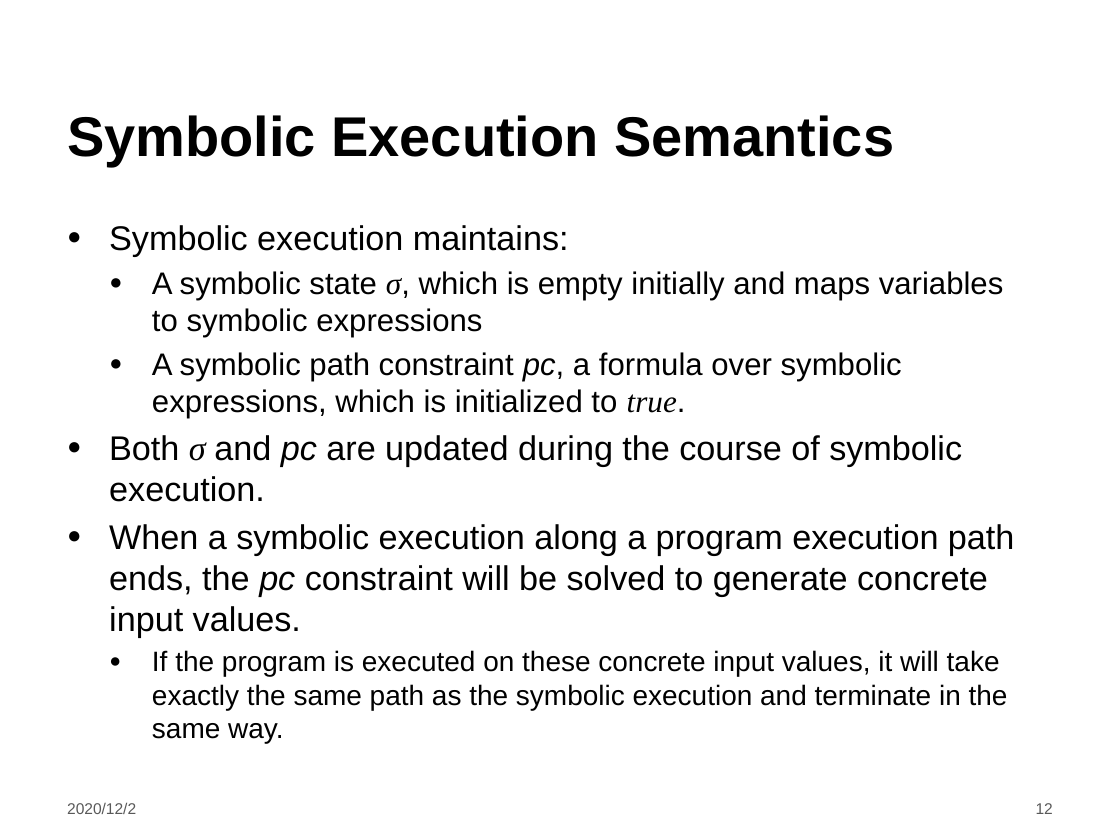
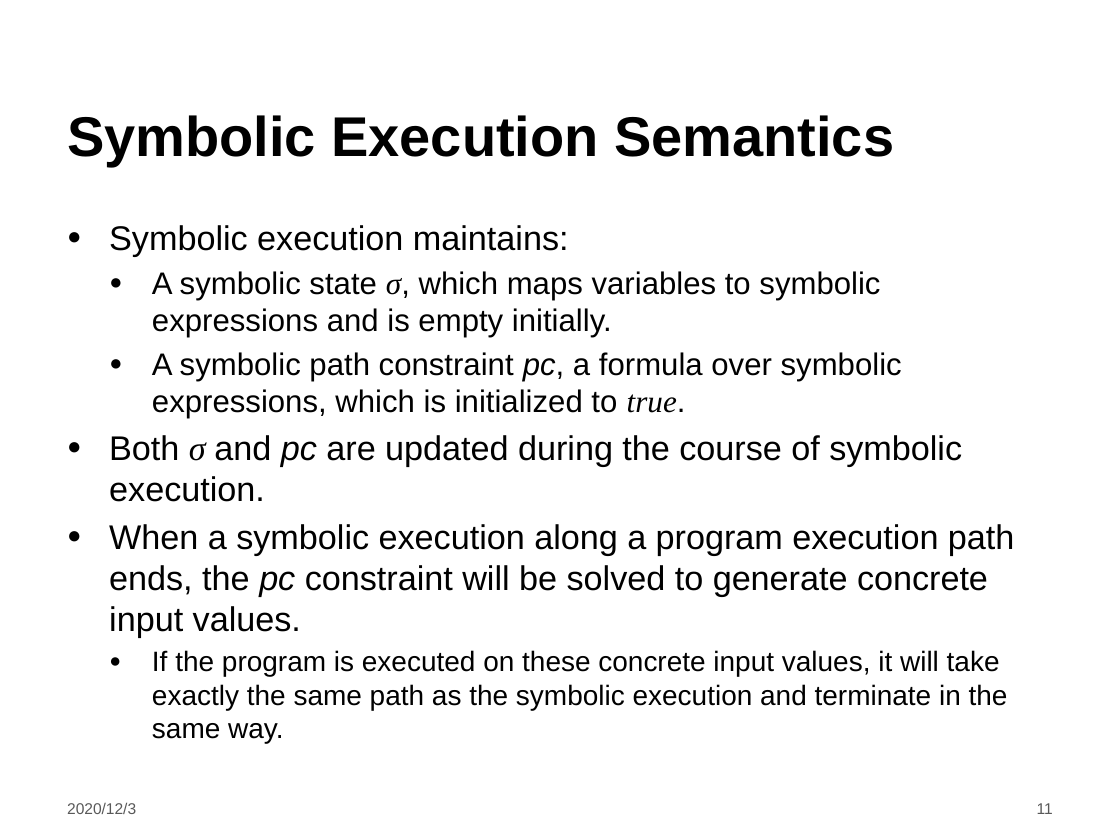
Before and after one commit to LintianShi/Research-Proposal, a slide deck: slide 11 of Symbolic_execution.pptx (slide 12 before the commit). Drawn at 1120x840 pixels with LibreOffice and Linux fonts; fonts in the diff are those of the drawing; background and template pictures are left out. Boxes give left, top, right and bottom in pixels: in the first picture for what was removed or moved away, otherwise in the second. Text is boxed around its words. In the diff, an @@ line names an element or a change of style, - is before the commit and + after.

```diff
--- a/Symbolic_execution.pptx
+++ b/Symbolic_execution.pptx
@@ text at bbox=[152, 271, 880, 338]: text changed @@
-  ● A symbolic state σ, which is empty initially and maps variables to symbolic expressions
+  ● A symbolic state σ, which maps variables to symbolic expressions and is empty initially.
@@ text at bbox=[67, 802, 136, 814]: text changed @@
-2020/12/2
+2020/12/3
@@ page number at bbox=[1037, 803, 1053, 814]: text changed @@
-12
+11
```
Also in this commit, not shown: 17 other slides changed, 1 slide removed.
